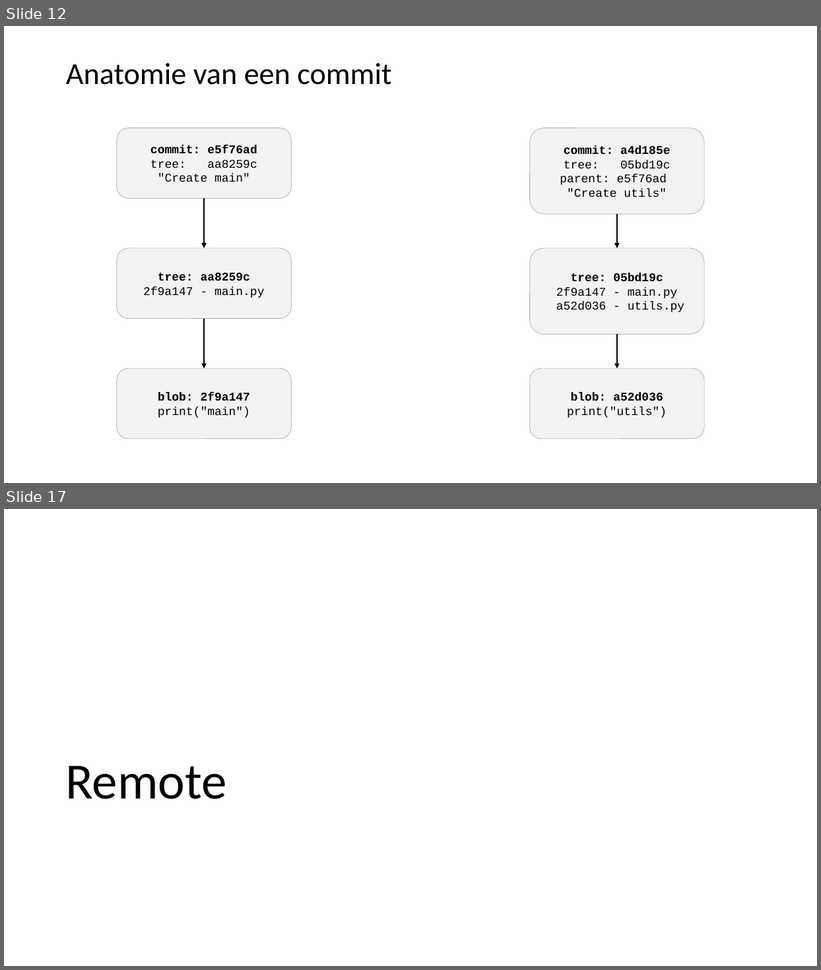
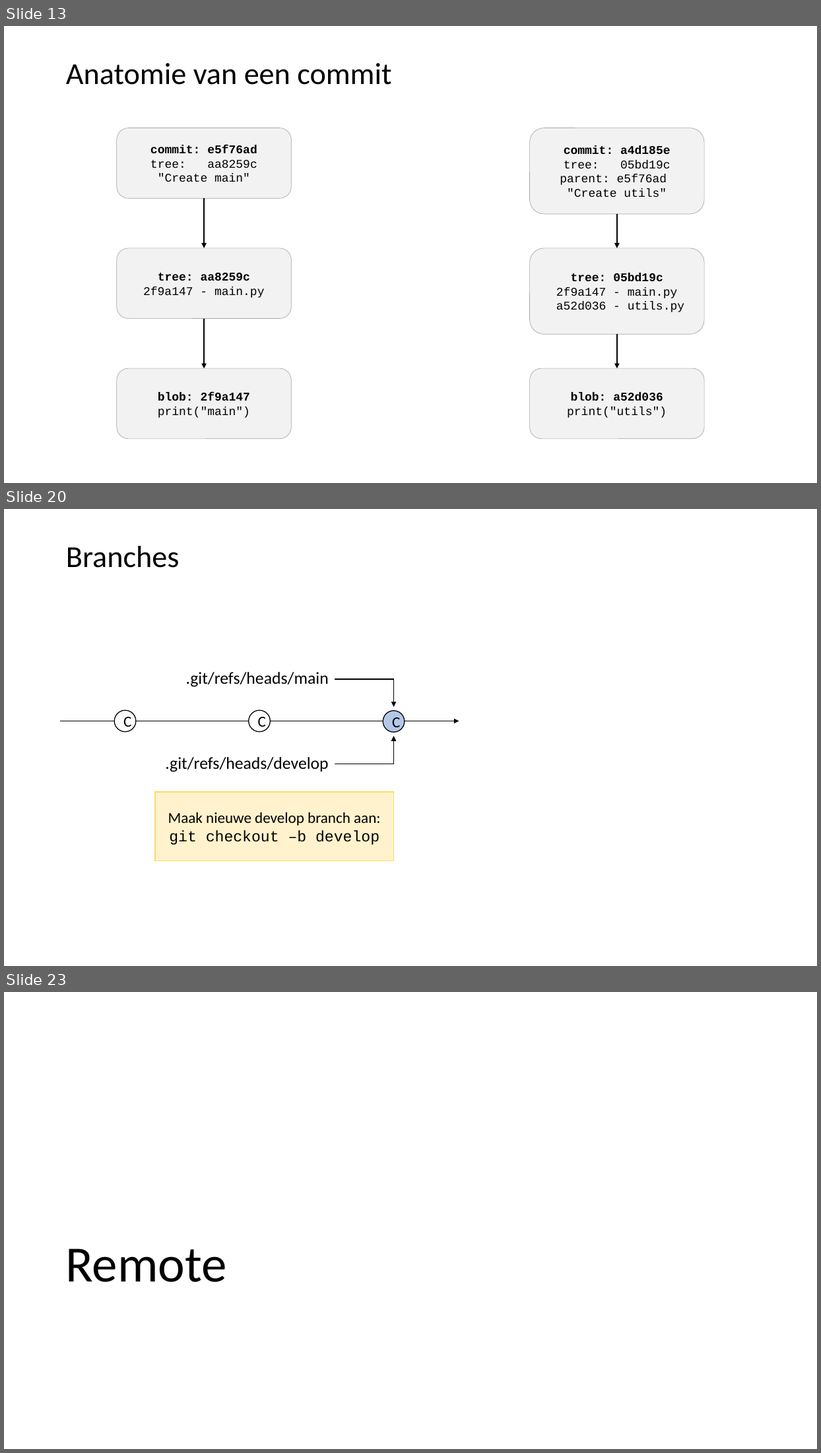
Before and after one commit to LFKoning/knowledge-sharing, a slide deck: git/1_basics/git_basic.pptx. Shown one above the other, each under a label of ours: slides 12 and 17 before the commit, slides 13, 20 and 23 after it; the slides between them are not shown. The pictures are 821x970 and 821x1453 pixels, drawn with LibreOffice and Linux fonts; fonts in the diff are those of the drawing. Boxes give left, top, right and bottom in pixels: in the first picture for what was removed or moved away, otherwise in the second. Text is boxed around its words. In the diff, an @@ line names an element or a change of style, - is before the commit and + after.

Commit message:
Git part 1 branching

```diff
--- a/git/1_basics/git_basic.pptx
+++ b/git/1_basics/git_basic.pptx
@@ slide 20 added at (x1=4, y1=509, x2=817, y2=966), background #FFFFFF @@
@@ title added at (x1=66, y1=546, x2=179, y2=568), 36 pt, text #000000 @@
+Branches
@@ text added at (x1=186, y1=672, x2=329, y2=687), 20 pt, text #000000 @@
+.git/refs/heads/main
@@ elbow arrow added from (335, 679) to (394, 707), #000000 1 pt @@
@@ group added at (x1=60, y1=710, x2=459, y2=732): 3 ellipses, 1 arrow @@
+C
+C
+C
@@ elbow arrow added from (335, 764) to (394, 737), #000000 1 pt @@
@@ text added at (x1=165, y1=757, x2=328, y2=772), 20 pt, text #000000 @@
+.git/refs/heads/develop
@@ rectangle added at (x1=155, y1=792, x2=394, y2=861), fill #FFF2CC, outline #FFD966 1 pt, 18 pt, text #000000 @@
+Maak nieuwe develop branch aan: git checkout –b develop
@@ what was slide 12 is now slide 13 @@
@@ what was slide 17 is now slide 23 @@
```
Also in this commit, not shown: 4 slides changed, 7 other slides added, 2 slides removed.
